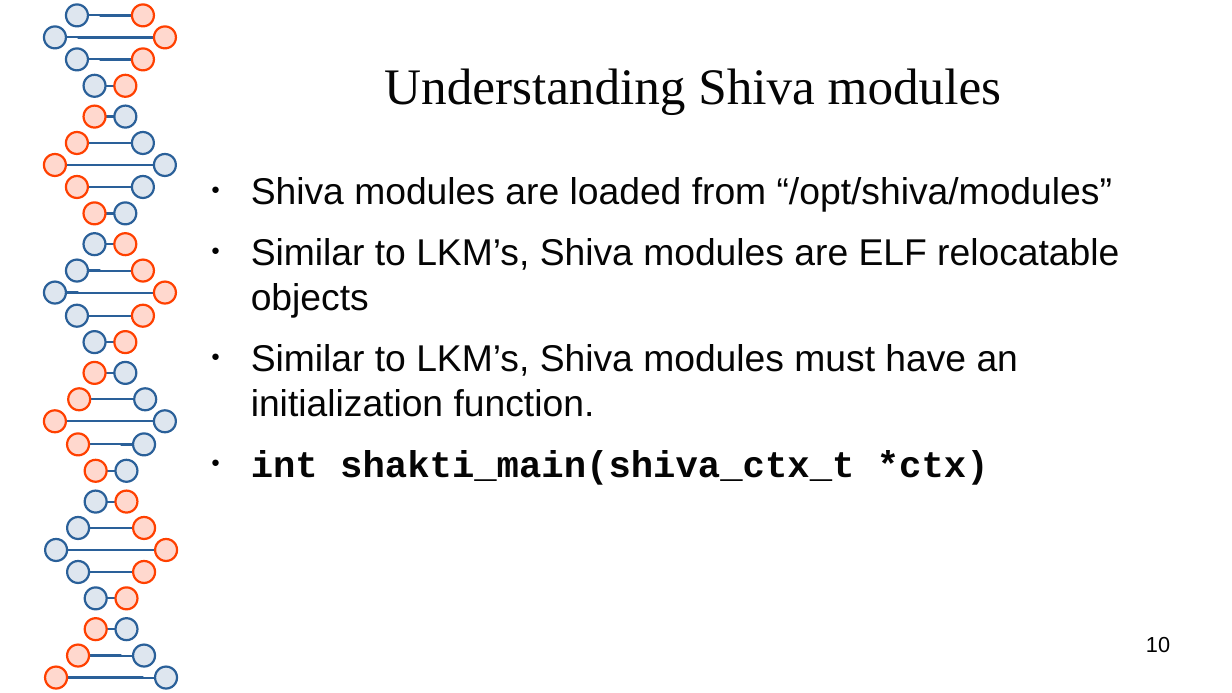
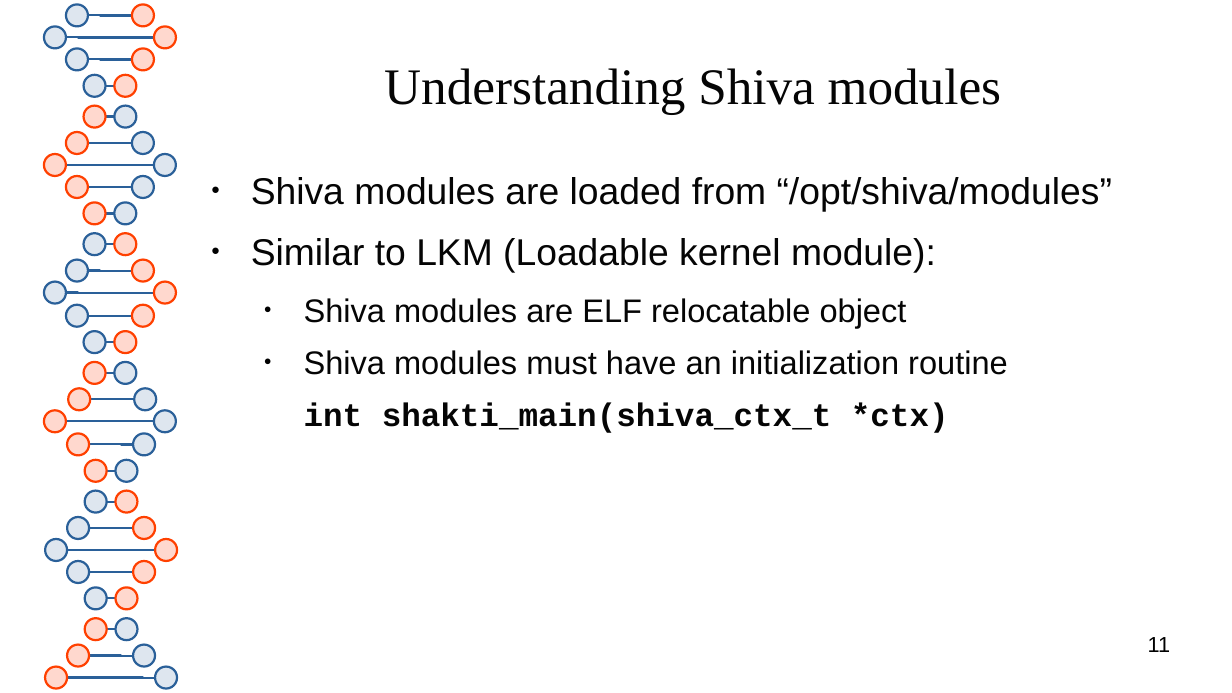
Before and after one commit to elfmaster/shiva, a slide deck: slide 11 of presentation/shiva_runtime.odp (slide 10 before the commit). Drawn at 1232x693 pixels with LibreOffice and Linux fonts; fonts in the diff are those of the drawing. Boxes give left, top, right and bottom in pixels: in the first picture for what was removed or moved away, otherwise in the second. Text is boxed around its words. In the diff, an @@ line names an element or a change of style, - is before the commit and + after.

Commit message:
updated shiva_runtime.odp presentation. 30 slides

```diff
--- a/presentation/shiva_runtime.odp
+++ b/presentation/shiva_runtime.odp
@@ text at box(251, 238, 1008, 375): text changed; size 24 to 21 pt @@
-● Similar to LKM’s, Shiva modules are ELF relocatable objects
-● Similar to LKM’s, Shiva modules must have an initialization function.
+● Similar to LKM (Loadable kernel module):
+  ● Shiva modules are ELF relocatable object
+  ● Shiva modules must have an initialization routine
@@ text at box(304, 402, 949, 433): size 24 to 21 pt in "int shakti_main(shiva_ctx_t *ctx)"; bullet ● to none; list level 1 to 2 in "int shakti_main(shiva_ctx_t *ctx)" @@
@@ page number at box(1148, 637, 1171, 652): text changed @@
-10
+11
```
Also in this commit, not shown: 5 other slides changed, 8 slides added, 1 other file.
